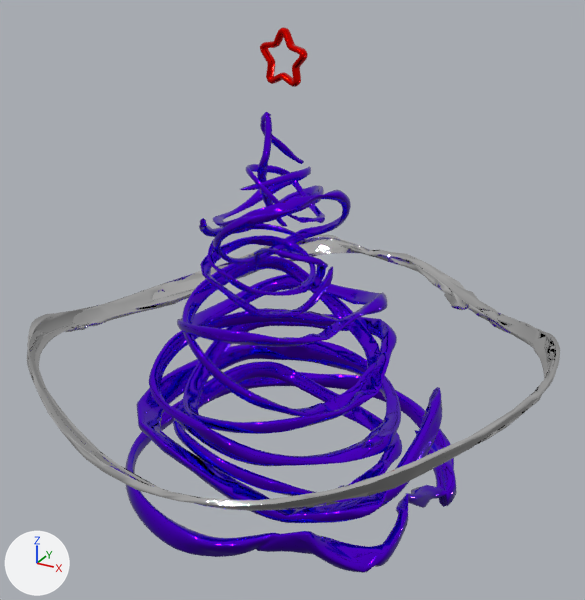
Two versions of the glTF model engine.glb, one commit apart.
Camera for both pictures: a 50 mm lens placed at (2.805, -1.464, 0.646), pointed at (2.041, -0.074, -0.049). Every picture has the same lights, and +X, +Y and +Z are marked at lower left. Where no turn or scale is listed for an object, it has been applied to the vertices.

The first picture shows 'STAR', 'tripo_node_e7e09e58-2e43-481d-bd8e-657e9cb252f1', 'tripo_node_e7e09e58-2e43-481d-bd8e-657e9cb252f1.003', 'tripo_node_e7e09e58-2e43-481d-bd8e-657e9cb252f1.004', 'tripo_node_e7e09e58-2e43-481d-bd8e-657e9cb252f1.005', 'tripo_node_e7e09e58-2e43-481d-bd8e-657e9cb252f1.012', 'tripo_node_e7e09e58-2e43-481d-bd8e-657e9cb252f1.013', 'tripo_node_e7e09e58-2e43-481d-bd8e-657e9cb252f1.015', 'tripo_node_e7e09e58-2e43-481d-bd8e-657e9cb252f1.016', 'tripo_node_e7e09e58-2e43-481d-bd8e-657e9cb252f1.017', 'tripo_node_e7e09e58-2e43-481d-bd8e-657e9cb252f1.018', 'tripo_node_e7e09e58-2e43-481d-bd8e-657e9cb252f1.020', 'tripo_node_e7e09e58-2e43-481d-bd8e-657e9cb252f1.021', 'tripo_node_e7e09e58-2e43-481d-bd8e-657e9cb252f1.034'.
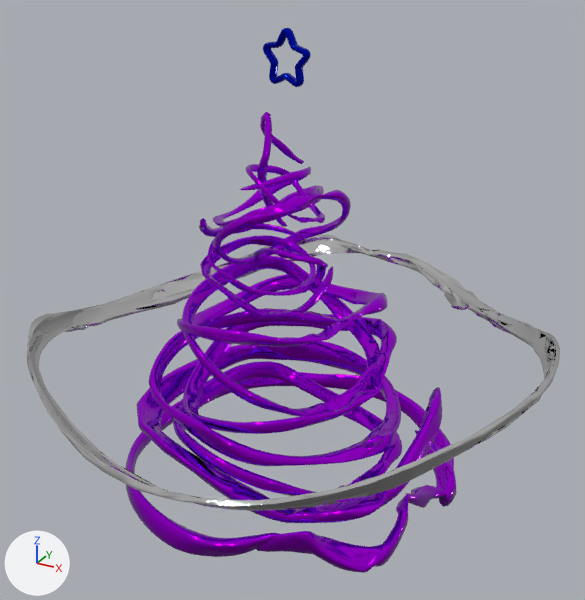
Location of each change, [x1, y1, x2, y2] in pixels of the pictures (585 x 600 px):
'tripo_node_e7e09e58-2e43-481d-bd8e-657e9cb252f1.003', recoloured: [137, 308, 442, 523] in both
'tripo_node_e7e09e58-2e43-481d-bd8e-657e9cb252f1.004', recoloured: [125, 372, 456, 573] in both
'tripo_node_e7e09e58-2e43-481d-bd8e-657e9cb252f1', recoloured: [173, 361, 402, 496] in both
'tripo_node_e7e09e58-2e43-481d-bd8e-657e9cb252f1.013', recoloured: [182, 256, 380, 417] in both
'tripo_node_e7e09e58-2e43-481d-bd8e-657e9cb252f1.005', recoloured: [183, 314, 397, 434] in both
'tripo_node_e7e09e58-2e43-481d-bd8e-657e9cb252f1.015', recoloured: [177, 274, 387, 347] in both
'tripo_node_e7e09e58-2e43-481d-bd8e-657e9cb252f1.016', recoloured: [200, 223, 333, 319] in both
'tripo_node_e7e09e58-2e43-481d-bd8e-657e9cb252f1.017', recoloured: [213, 190, 351, 264] in both
'tripo_node_e7e09e58-2e43-481d-bd8e-657e9cb252f1.018', recoloured: [199, 166, 324, 237] in both
'STAR', recoloured, moved (red to blue): before [260, 27, 308, 87]; after [263, 28, 311, 87]
'tripo_node_e7e09e58-2e43-481d-bd8e-657e9cb252f1.021', recoloured: [257, 112, 304, 227] in both
'tripo_node_e7e09e58-2e43-481d-bd8e-657e9cb252f1.020', recoloured: [246, 164, 325, 223] in both
'tripo_node_e7e09e58-2e43-481d-bd8e-657e9cb252f1.034', recoloured: [253, 247, 328, 289] in both

What the commit changed:
Material 'Material.001' (mat_material_001) changes colour from purple #6403fe to purple #bc00fe; in linear values from (0.127, 0.00091, 0.991) to (0.5, 0.0, 0.992).
Material 'Star' (mat_star) is new.
Its base color is (0.0, 0.0087, 0.577) (blue #0017c8).
Its metallic is 1.0.
Its roughness is 0.0.
me_mesh_0_064 has 9673 vertices, 19346 faces and spans x -0.0581..0.0581, y -0.0206..0.0206, z -0.0555..0.0555.
me_mesh_0_064 no longer uses material mat_material_0_002 (red #ff0900).
me_mesh_0_064 now uses material mat_star (blue #0017c8).
Object 'STAR' (ob_star) moves from (1.979, 0.0, 0.44) to (1.986, 0.0, 0.44).
